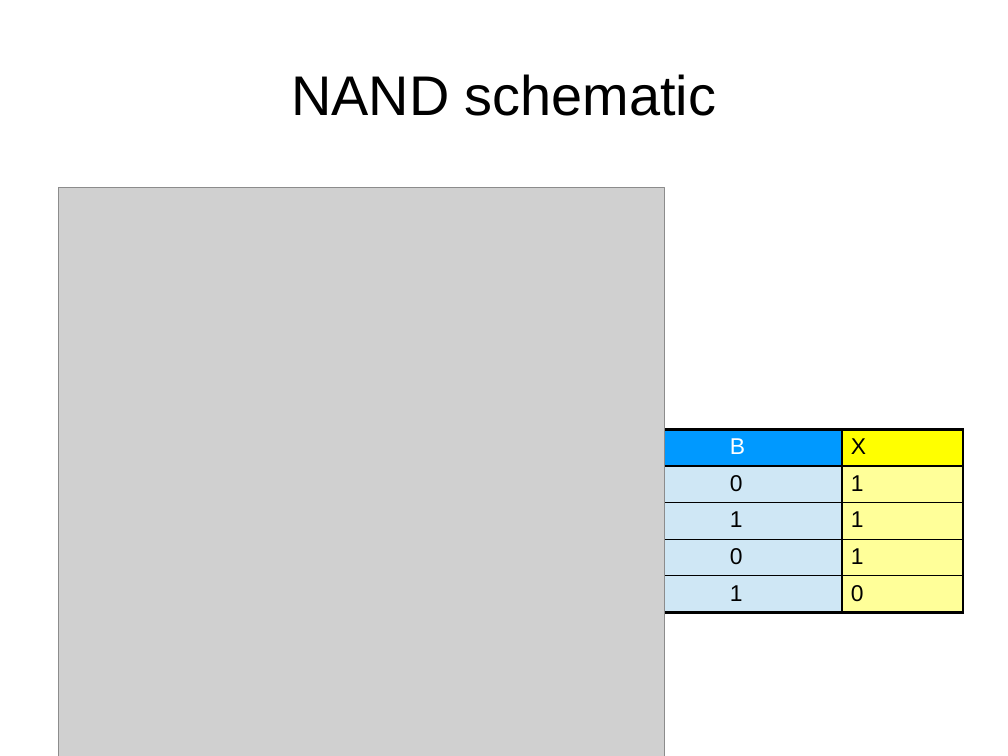
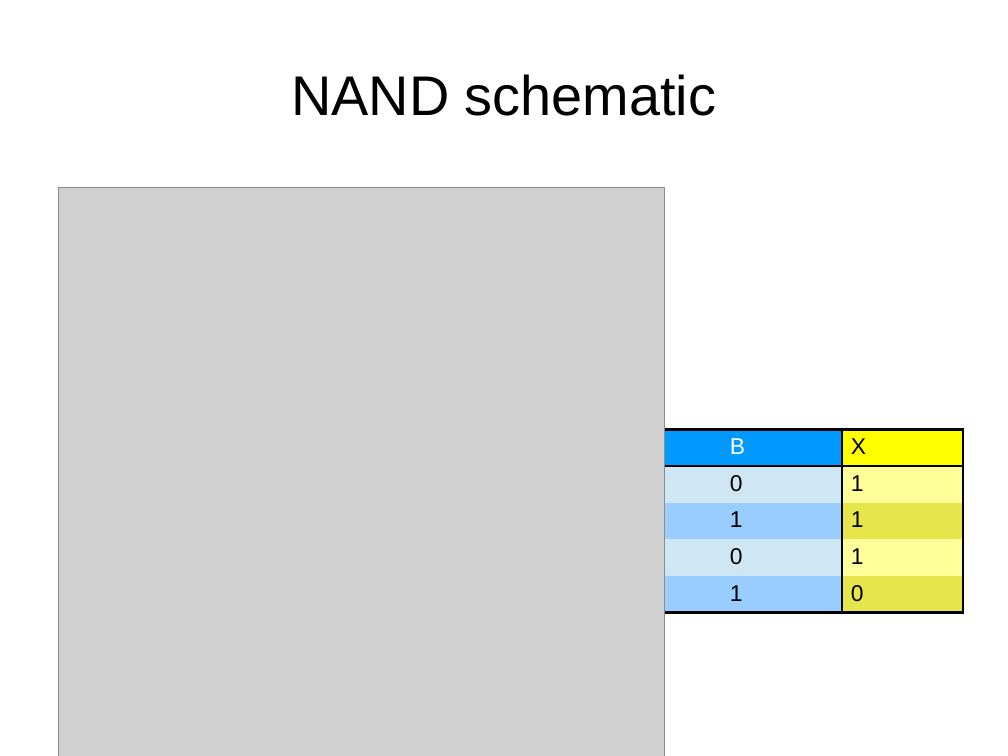
Before and after one commit to swarren/presentations, a slide deck: slide 7 of lcs-digital-logic-build-a-not-nand-gate-from-mosfets/lcs-digital-logic-build-a-not-nand-gate-from-mosfets.odp. Drawn at 1008x756 pixels with LibreOffice and Linux fonts; fonts in the diff are those of the drawing; grey boxes stand for pictures. Boxes give left, top, right and bottom in pixels: in the first picture for what was removed or moved away, otherwise in the second. Text is boxed around its words. In the diff, an @@ line names an element or a change of style, - is before the commit and + after.

```diff
--- a/lcs-digital-logic-build-a-not-nand-gate-from-mosfets/lcs-digital-logic-build-a-not-nand-gate-from-mosfets.odp
+++ b/lcs-digital-logic-build-a-not-nand-gate-from-mosfets/lcs-digital-logic-build-a-not-nand-gate-from-mosfets.odp
@@ table at [600,429,962,606] @@
@@ fill #CFE7F5 to #99CCFF in 4 cells @@
@@ fill #FFFF99 to #E6E64C in 2 cells @@
@@ borders changed @@
```
Also in this commit, not shown: 4 other slides changed, 1 other file.
